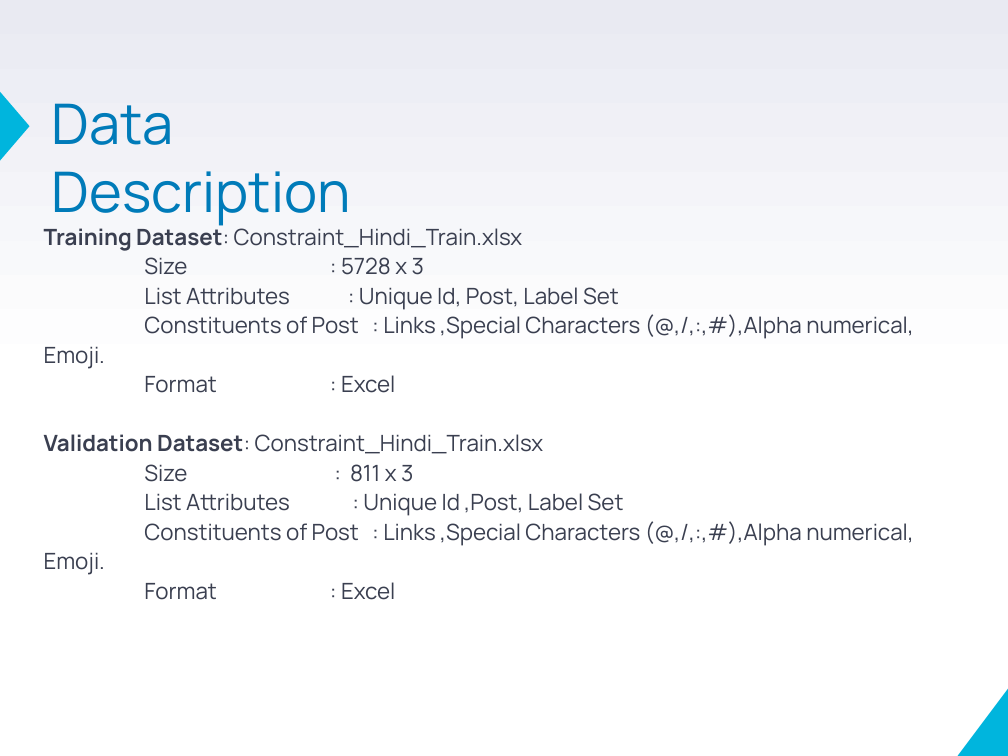
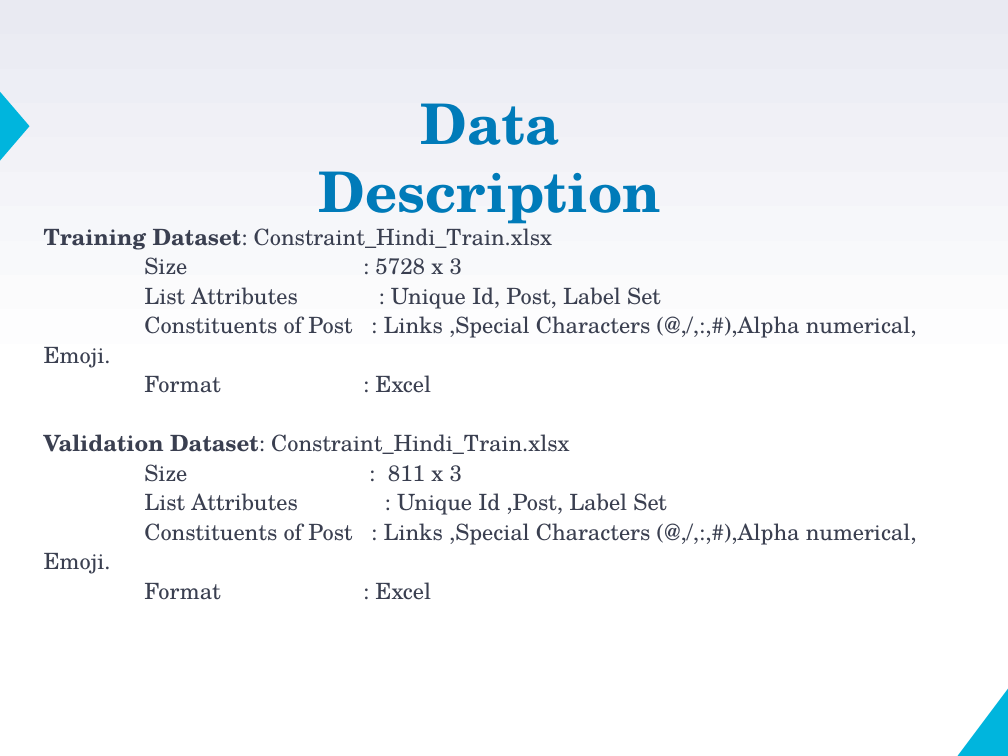
Before and after one commit to VarunBohara/Mini-Project-Documents, a slide deck: slide 3 of Review2_ppt.pptm. Drawn at 1008x756 pixels with LibreOffice and Linux fonts; fonts in the diff are those of the drawing. Boxes give left, top, right and bottom in pixels: in the first picture for what was removed or moved away, otherwise in the second. Text is boxed around its words. In the diff, an @@ line names an element or a change of style, - is before the commit and + after.

```diff
--- a/Review2_ppt.pptm
+++ b/Review2_ppt.pptm
@@ text "Data Description": place and size @@
-text "Data Description" at [52,103,351,226]
+text "Data Description" at [319,103,661,231]
@@ text "Data Description" at [319,103,661,231]: font Manrope to TeX Gyre Schola, bold on; alignment left to centre @@
@@ text "Training Dataset: Constraint_Hindi_Train.xlsx Size : ..." at [44,223,917,600]: font Manrope to TeX Gyre Schola @@
```
Also in this commit, not shown: 6 other slides changed, 3 slides added, 4 slides removed.
